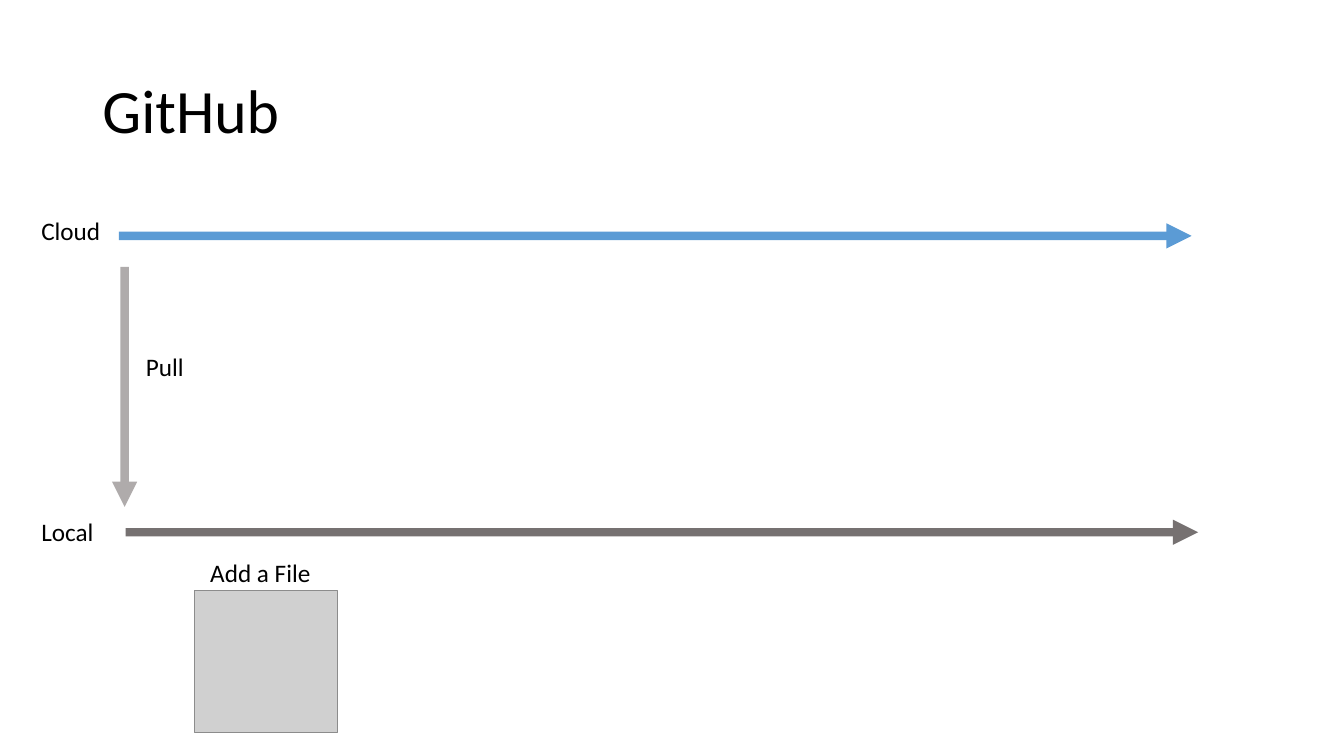
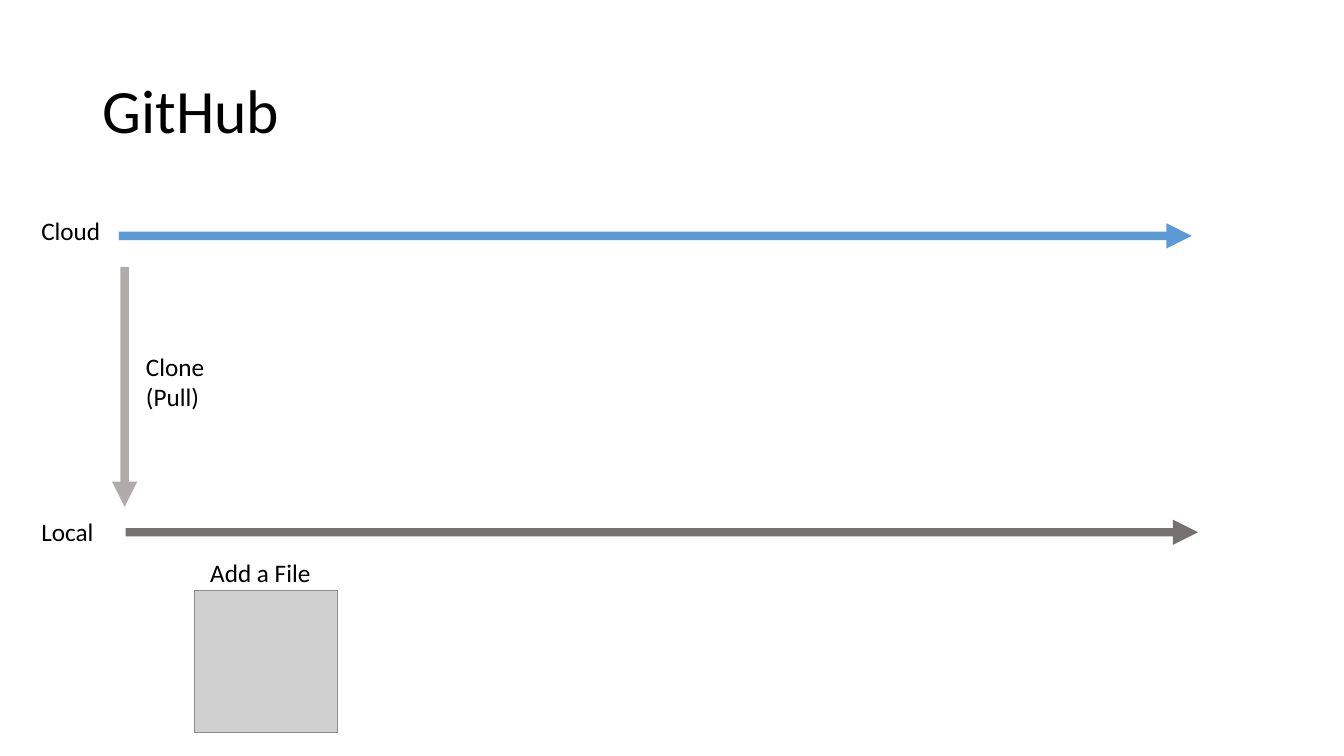
Before and after one commit to MGIS-UMN/GIS5577_week1, a slide deck: slide 7 of Remote vs Local Computing.odp. Drawn at 1344x756 pixels with LibreOffice and Linux fonts; fonts in the diff are those of the drawing; grey boxes stand for pictures. Boxes give left, top, right and bottom in pixels: in the first picture for what was removed or moved away, otherwise in the second. Text is boxed around its words. In the diff, an @@ line names an element or a change of style, - is before the commit and + after.

```diff
--- a/Remote vs Local Computing.odp
+++ b/Remote vs Local Computing.odp
@@ text at <box>146,358,204,410</box>: text changed @@
-Pull
+Clone (Pull)
```
Also in this commit, not shown: 1 other file.
